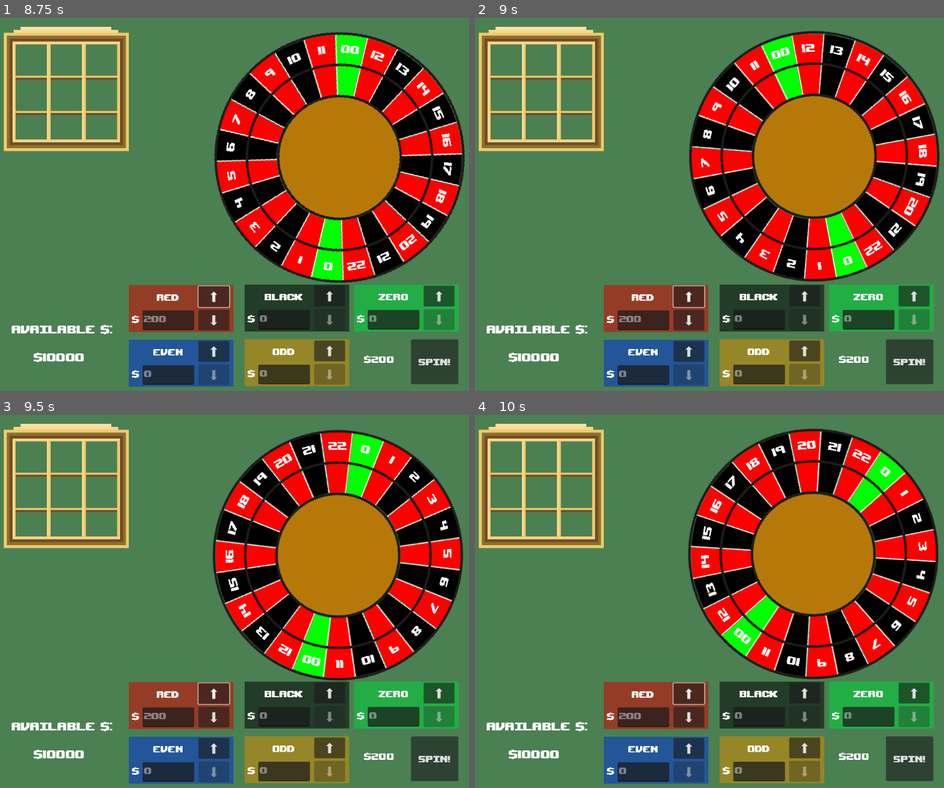
Above: before the commit, frames 1-4 (two rows, left to right).
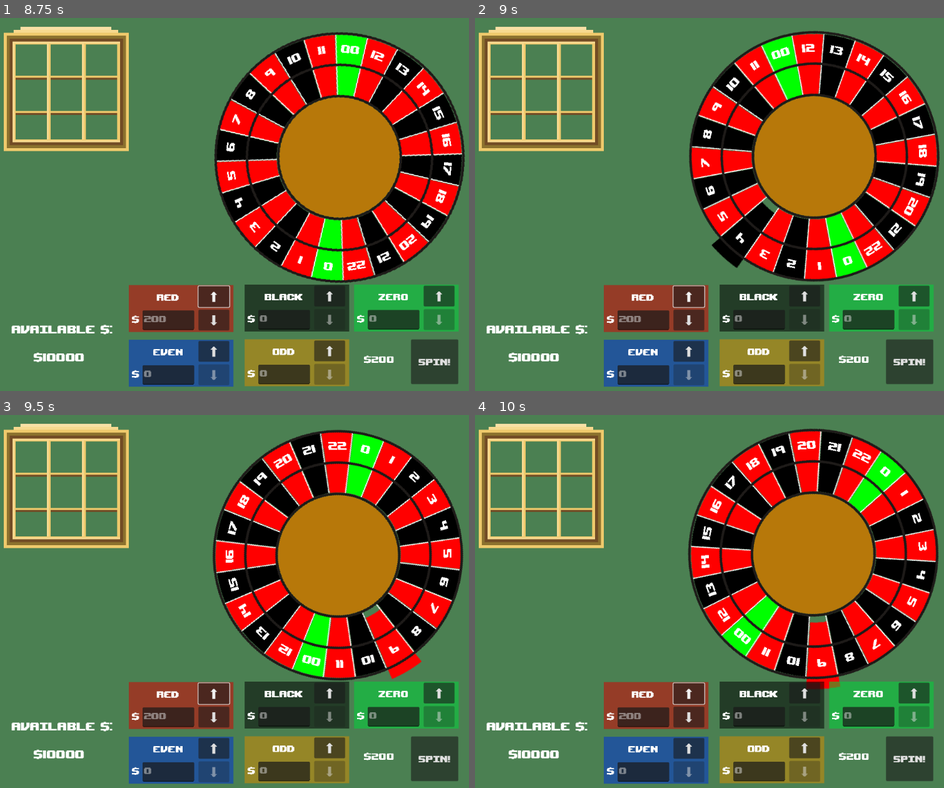
Above: after the commit, the same moments.

Repository: RossRKK/gmtk-game-jam-2025
Game: Godot game, scene res://scenes/roulette_scene.tscn
The game is run twice, just before and just after one commit, with the same random seed, the same clock (stepped at 60 frames per second) and the same inputs.
Inputs (mouse positions are in pixels of both pictures, inside the frame that each line leads up to):
- Up to frame 1 (8.75 s): click "Spin!" at 0.5 s; click "⬇" at 1.25 s; click "⬆" at 2 s; click "Spin!" at 2.75 s; click "⬇" at 3.5 s; click "⬆" at 4.25 s; click "Spin!" at 5 s; click "⬇" at 5.75 s; click "⬆" at 6.5 s; move the mouse to (126, 267) at 7.27 s; click (126, 267) at 7.42 s; move the mouse to (136, 223) at 8.02 s; click (136, 223) at 8.17 s
- Up to frame 2 (9 s): move the mouse to (761, 122) at 8.77 s; click (761, 122) at 8.92 s
- Up to frame 3 (9.5 s): no input
- Up to frame 4 (10 s): move the mouse to (686, 676) at 9.52 s; click (686, 676) at 9.67 s

Frame 1 is identical in both runs. In frame 2, 0.3% of the frame differs, in the area x 50-65%, y 48-68%; in frame 3, 0.3%; in frame 4, 0.3%.

Commit message:
Add popup effect

Diff:
--- a/scenes/segment.tscn
+++ b/scenes/segment.tscn
@@ -3,7 +3,8 @@
 [ext_resource type="Texture2D" uid="uid://di5hd8wapd7et" path="res://assets/png/segment.png" id="1_ekkcu"]
 [ext_resource type="Theme" uid="uid://774qwrnpcvo5" path="res://scenes/text_theme.tres" id="2_nac3j"]
 
-[node name="SegmentScene" type="Node2D"]
+[node name="SegmentScene" type="StaticBody2D"]
+input_pickable = true
 
 [node name="SegmentSprite" type="Sprite2D" parent="."]
 modulate = Color(1, 0, 0, 1)
@@ -18,3 +19,6 @@
 text = "9
 "
 horizontal_alignment = 1
+
+[node name="CollisionPolygon" type="CollisionPolygon2D" parent="."]
+polygon = PackedVector2Array(16, -127, 33, -249, -32, -249, -16, -126)
--- /dev/null
+++ b/scenes/segment_mouse_detector.gd
@@ -0,0 +1,11 @@
+extends CollisionPolygon2D
+
+
+# Called when the node enters the scene tree for the first time.
+func _ready() -> void:
+	pass # Replace with function body.
+
+
+# Called every frame. 'delta' is the elapsed time since the previous frame.
+func _process(delta: float) -> void:
+	pass
--- /dev/null
+++ b/scenes/segment_ui.gd
@@ -0,0 +1,11 @@
+extends StaticBody2D
+
+
+# Called when the node enters the scene tree for the first time.
+func _ready() -> void:
+	pass # Replace with function body.
+
+
+# Called every frame. 'delta' is the elapsed time since the previous frame.
+func _process(delta: float) -> void:
+	pass
--- a/scripts/player_inventory.gd
+++ b/scripts/player_inventory.gd
@@ -19,6 +19,5 @@
 		game.event_bus.game_over.emit()
 
 func update_money(diff: int) -> void:
-	print(diff)
 	available_money += diff
 	on_money_changed.emit(available_money, diff)
--- a/scripts/roulette_wheel/segment.gd
+++ b/scripts/roulette_wheel/segment.gd
@@ -52,10 +52,21 @@
 
 	return "%d" % number
 
+func mouse_entered() -> void:
+	sprite.scale.x = 1.1
+	sprite.scale.y = 1.1
+
+func mouse_exited() -> void:
+	sprite.scale.x = 1
+	sprite.scale.y = 1
+
 # Called when the node enters the scene tree for the first time.
 func _ready() -> void:
 	var scene = load("res://scenes/segment.tscn").instantiate()
 	add_child(scene)
+
+	scene.mouse_entered.connect(mouse_entered)
+	scene.mouse_exited.connect(mouse_exited)
 
 	sprite = scene.get_node("SegmentSprite")
 	number_text = scene.get_node("SegmentLabel")
Not shown, added: scenes/segment_mouse_detector.gd.uid
Not shown, added: scenes/segment_ui.gd.uid
